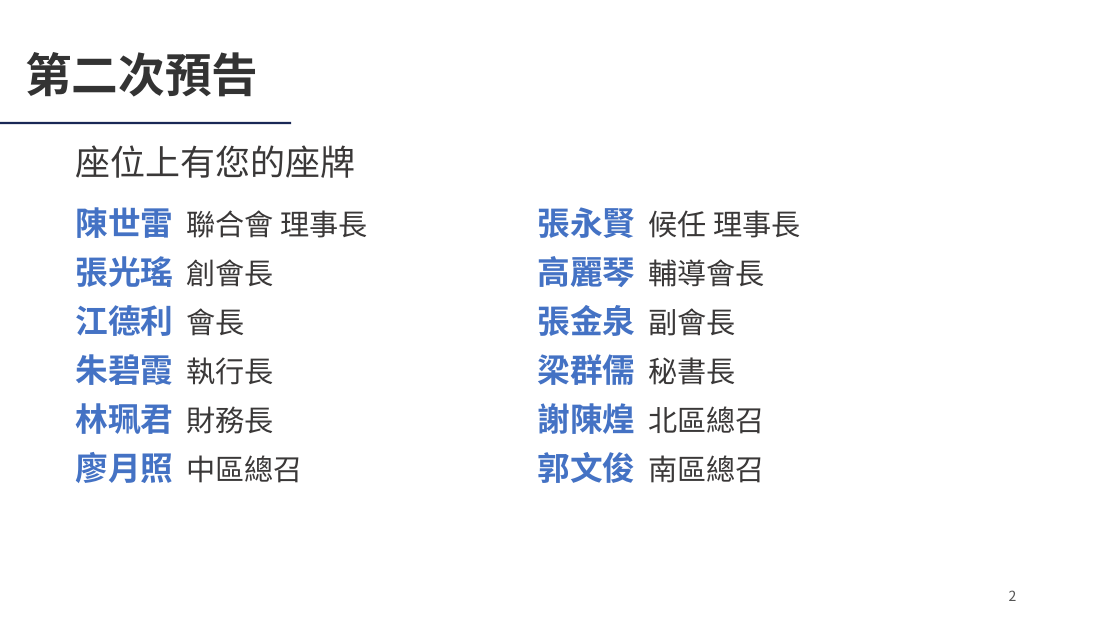
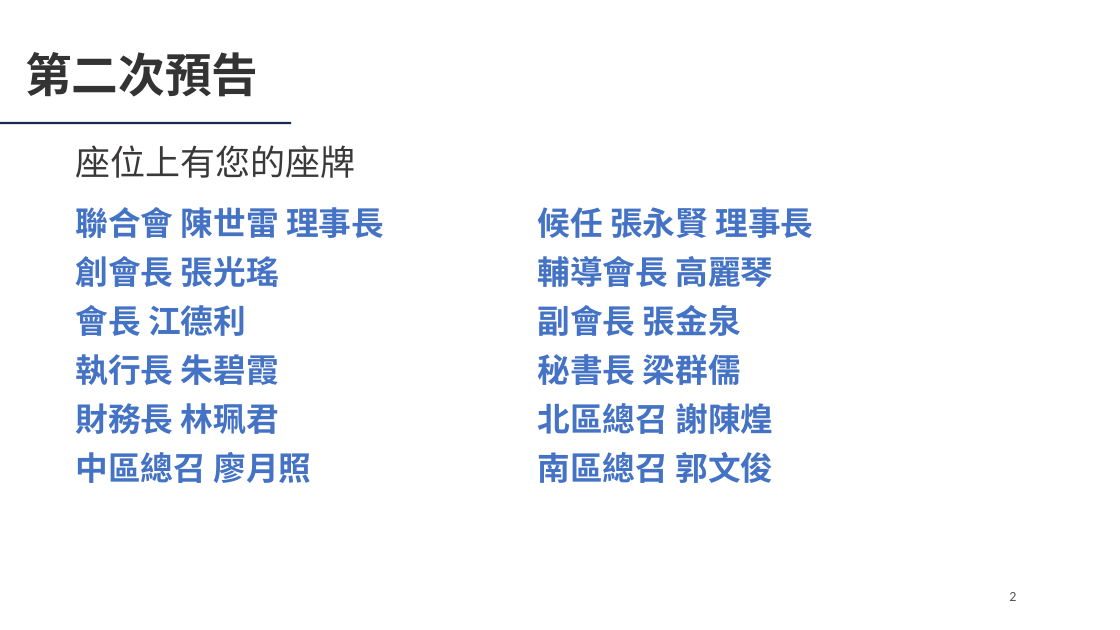
Before and after one commit to Ericliang680928/IAA, a slide deck: slide 2 of 20261204/agm/IAA會員大會簡報_20261204.pptx. Drawn at 1120x630 pixels with LibreOffice and Linux fonts; fonts in the diff are those of the drawing; background and template pictures are left out. Boxes give left, top, right and bottom in pixels: in the first picture for what was removed or moved away, otherwise in the second. Text is boxed around its words. In the diff, an @@ line names an element or a change of style, - is before the commit and + after.

```diff
--- a/20261204/agm/IAA會員大會簡報_20261204.pptx
+++ b/20261204/agm/IAA會員大會簡報_20261204.pptx
@@ text at [76, 207, 384, 238]: text changed; size 25 to 28 pt; font Noto Sans CJK SC to Calibri; text colour #3A3838 to #4472C4; bold on @@
-陳世雷 聯合會 理事長
+聯合會 陳世雷 理事長
@@ text at [538, 207, 813, 238]: text changed; size 25 to 28 pt; font Noto Sans CJK SC to Calibri; text colour #3A3838 to #4472C4; bold on @@
-張永賢 候任 理事長
+候任 張永賢 理事長
@@ text at [76, 256, 279, 287]: text changed; font Noto Sans CJK SC to Calibri @@
-張光瑤 創會長
+創會長 張光瑤
@@ text at [538, 256, 773, 287]: text changed; size 25 to 28 pt; font Noto Sans CJK SC to Calibri; text colour #3A3838 to #4472C4; bold on @@
-高麗琴 輔導會長
+輔導會長 高麗琴
@@ text at [76, 305, 246, 336]: text changed; font Noto Sans CJK SC to Calibri @@
-江德利 會長
+會長 江德利
@@ text at [538, 305, 741, 336]: text changed; font Noto Sans CJK SC to Calibri @@
-張金泉 副會長
+副會長 張金泉
@@ text at [76, 354, 279, 385]: text changed; font Noto Sans CJK SC to Calibri @@
-朱碧霞 執行長
+執行長 朱碧霞
@@ text at [538, 354, 741, 385]: text changed; font Noto Sans CJK SC to Calibri @@
-梁群儒 秘書長
+秘書長 梁群儒
@@ text at [76, 403, 279, 434]: text changed; font Noto Sans CJK SC to Calibri @@
-林珮君 財務長
+財務長 林珮君
@@ text at [538, 403, 773, 434]: text changed; size 25 to 28 pt; font Noto Sans CJK SC to Calibri; text colour #3A3838 to #4472C4; bold on @@
-謝陳煌 北區總召
+北區總召 謝陳煌
@@ text at [76, 452, 311, 483]: text changed; size 25 to 28 pt; font Noto Sans CJK SC to Calibri; text colour #3A3838 to #4472C4; bold on @@
-廖月照 中區總召
+中區總召 廖月照
@@ text at [538, 452, 773, 483]: text changed; size 25 to 28 pt; font Noto Sans CJK SC to Calibri; text colour #3A3838 to #4472C4; bold on @@
-郭文俊 南區總召
+南區總召 郭文俊
@@ page number at [1009, 592, 1016, 601]: font Noto Sans CJK SC to Calibri @@
```
Also in this commit, not shown: 36 other slides changed, 1 other file.
